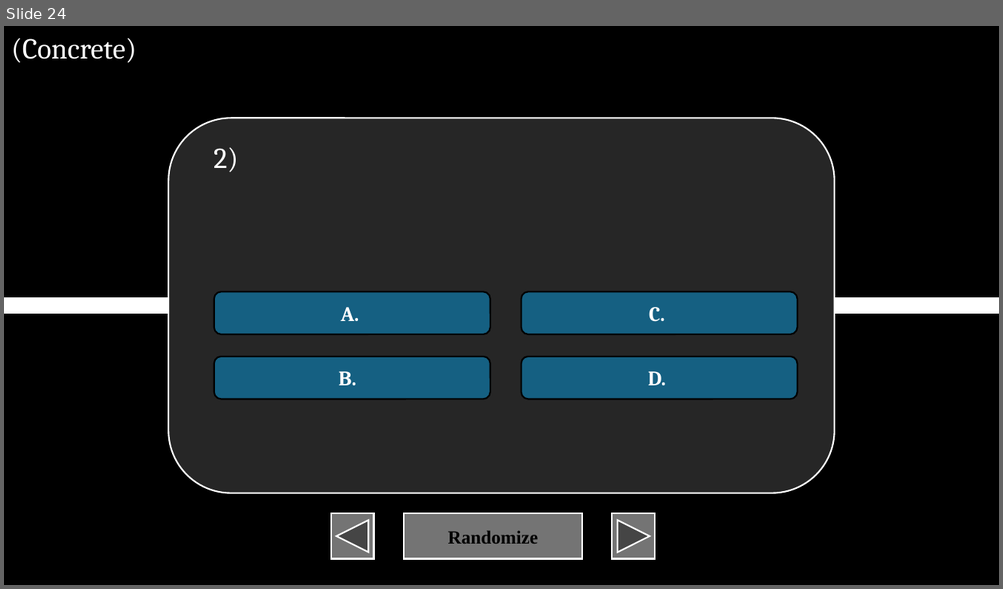
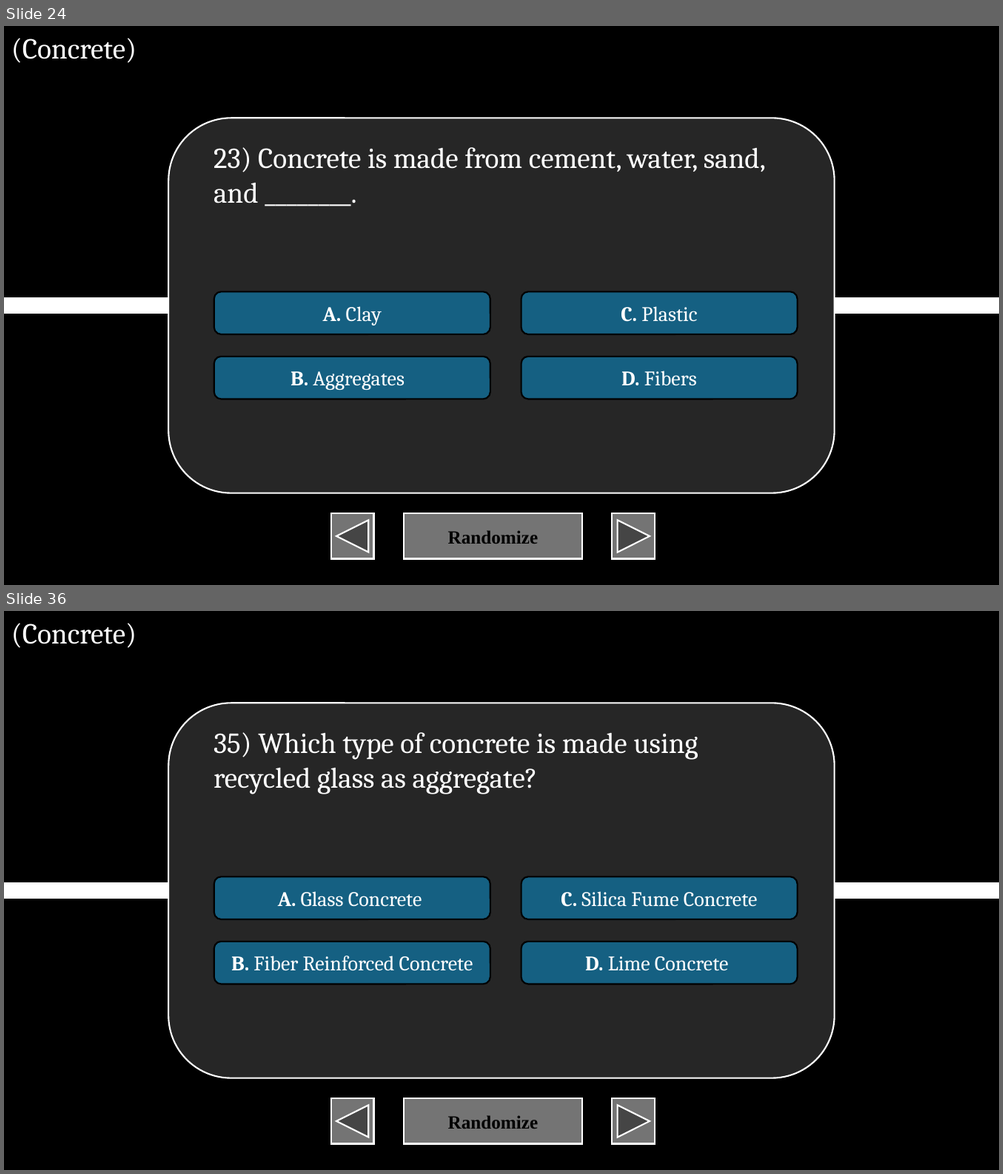
Before and after one commit to XIvanSolomonX/Archi-Reviewer, a slide deck: BU.pptm. Shown one above the other, each under a label of ours: slide 24 before the commit, slides 24 and 36 after it; the slides between them are not shown. The pictures are 1003x589 and 1003x1174 pixels, drawn with LibreOffice and Linux fonts; fonts in the diff are those of the drawing. Boxes give left, top, right and bottom in pixels: in the first picture for what was removed or moved away, otherwise in the second. Text is boxed around its words. In the diff, an @@ line names an element or a change of style, - is before the commit and + after.

Commit message:
Fixed duplicate processed file, concrete and copper done

```diff
--- a/BU.pptm
+++ b/BU.pptm
@@ slide 36 added at (4, 611, 999, 1170), background #000000 @@
@@ text added at (11, 623, 136, 648), 28 pt, text #FFFFFF @@
+(Concrete)
@@ rounded rectangle added at (168, 703, 834, 1078), fill #262626, outline #FFFFFF 1.5 pt @@
@@ text added at (213, 732, 697, 795), 28 pt, text #FFFFFF @@
+35) Which type of concrete is made using recycled glass as aggregate?
@@ rounded rectangle added at (214, 877, 490, 919), fill #156082, outline #000000 1.5 pt, 20 pt, text #FFFFFF @@
+A. Glass Concrete
@@ rounded rectangle added at (521, 877, 797, 919), fill #156082, outline #000000 1.5 pt, 20 pt, text #FFFFFF @@
+C. Silica Fume Concrete
@@ line added from (4, 891) to (999, 891), #FFFFFF 16 pt @@
@@ rounded rectangle added at (214, 942, 490, 984), fill #156082, outline #000000 1.5 pt, 20 pt, text #FFFFFF @@
+B. Fiber Reinforced Concrete
@@ rounded rectangle added at (521, 942, 797, 984), fill #156082, outline #000000 1.5 pt, 20 pt, text #FFFFFF @@
+D. Lime Concrete
@@ action button back previous added at (331, 1099, 373, 1145), fill #747474, outline #FFFFFF 1.5 pt @@
@@ action button blank added at (404, 1099, 582, 1145), fill #747474, outline #FFFFFF 1.5 pt, 18 pt, text #000000, bold @@
+Randomize
@@ action button forward next added at (612, 1099, 654, 1145), fill #747474, outline #FFFFFF 1.5 pt @@
@@ slide 24 changed as well @@
@@ text at (213, 147, 765, 204): text changed @@
-2)
+23) Concrete is made from cement, water, sand, and ________.
@@ text in rounded rectangle at (323, 306, 381, 326): text changed; bold off @@
-A.
+A. Clay
@@ text in rounded rectangle at (620, 306, 697, 322): text changed; bold off @@
-C.
+C. Plastic
@@ text in rounded rectangle at (290, 372, 404, 390): text changed; bold off @@
-B.
+B. Aggregates
@@ text in rounded rectangle at (621, 371, 697, 386): text changed; bold off @@
-D.
+D. Fibers
```
Also in this commit, not shown: 119 other slides added, 4 other files.
